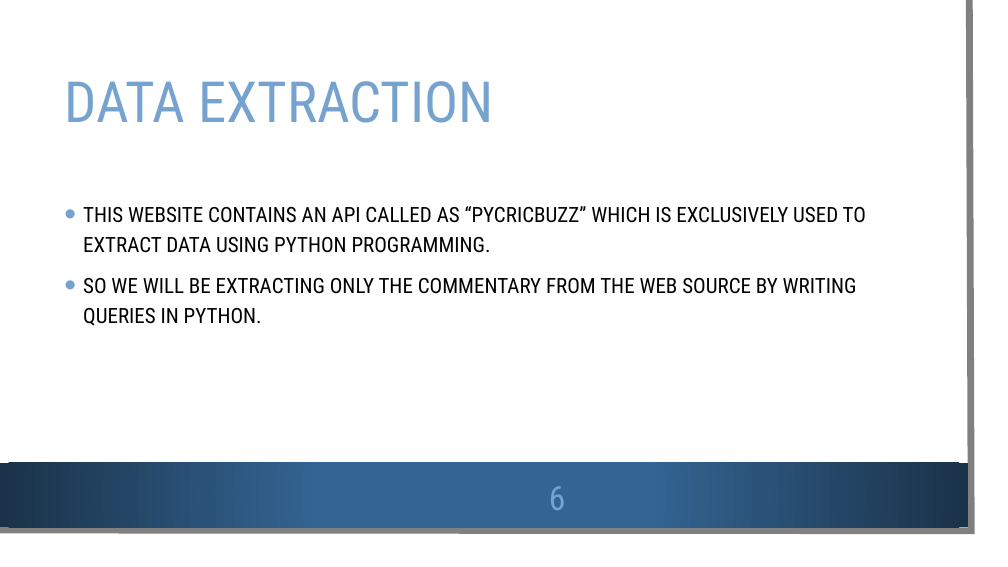
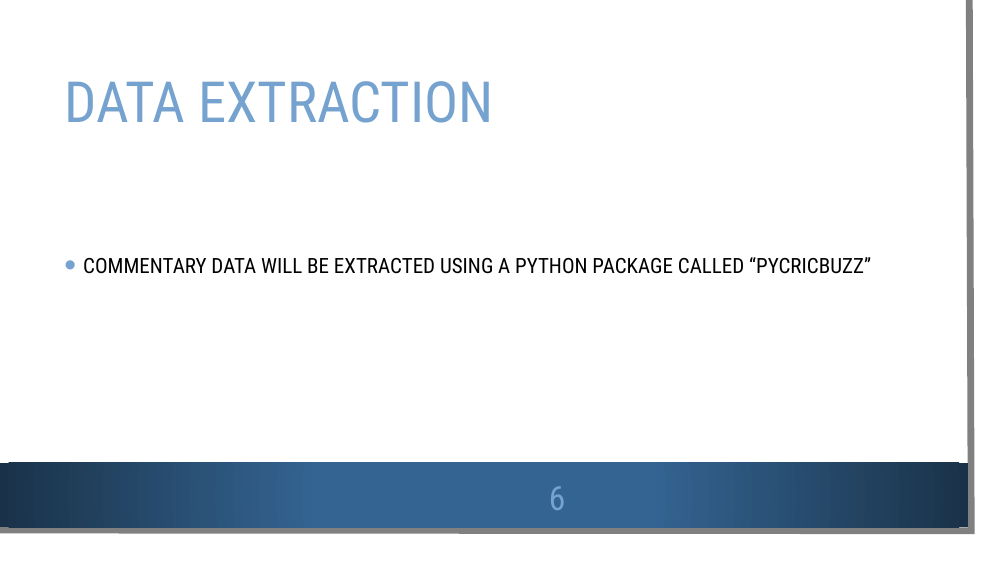
Before and after one commit to Deepthi1003/DataEncoders, a slide deck: slide 6 of Data Encoders.pptx. Drawn at 1008x567 pixels with LibreOffice and Linux fonts; fonts in the diff are those of the drawing; background and template pictures are left out. Boxes give left, top, right and bottom in pixels: in the first picture for what was removed or moved away, otherwise in the second. Text is boxed around its words. In the diff, an @@ line names an element or a change of style, - is before the commit and + after.

```diff
--- a/Data Encoders.pptx
+++ b/Data Encoders.pptx
@@ text at [83,257,871,274]: text changed @@
-• THIS WEBSITE CONTAINS AN API CALLED AS “PYCRICBUZZ” WHICH IS EXCLUSIVELY USED TO EXTRACT DATA USING PYTHON PROGRAMMING.
-• SO WE WILL BE EXTRACTING ONLY THE COMMENTARY FROM THE WEB SOURCE BY WRITING QUERIES IN PYTHON.
+• COMMENTARY DATA WILL BE EXTRACTED USING A PYTHON PACKAGE CALLED “PYCRICBUZZ”
```
Also in this commit, not shown: 8 other slides changed, 1 other file.
